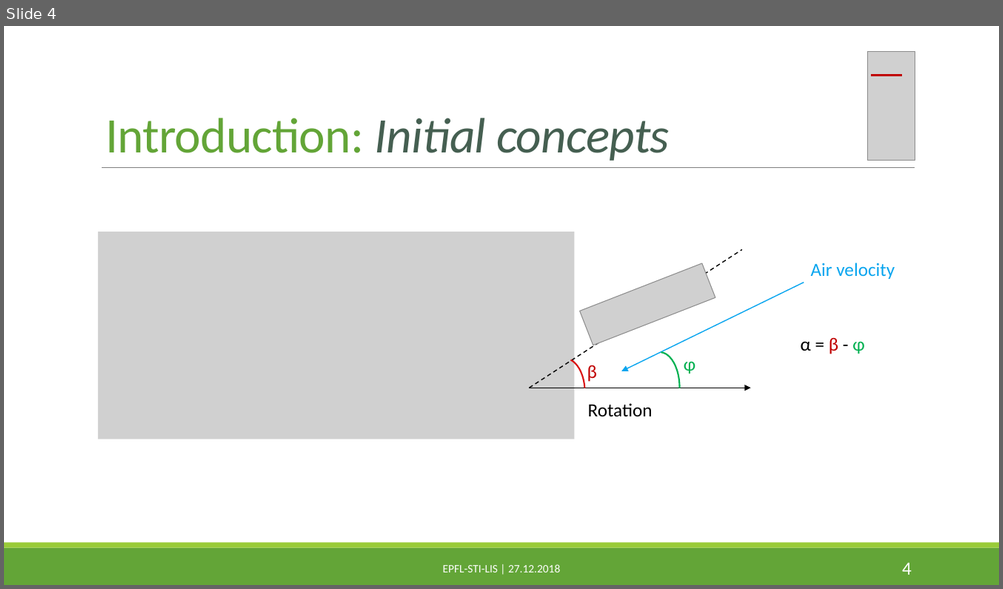
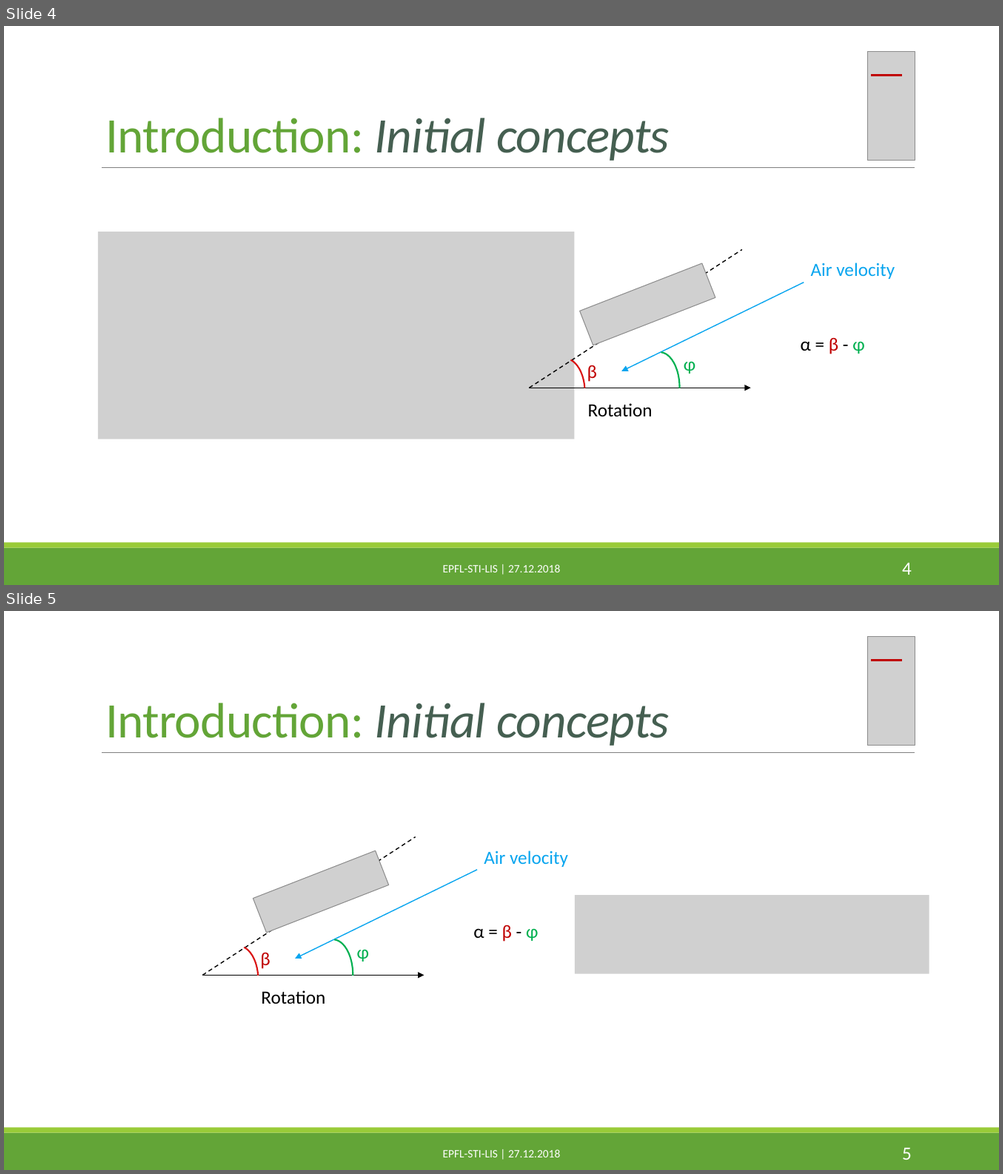
Before and after one commit to PaulineMauryL/PropellerProject, a slide deck: Additionnal documents/Report/FinalPresentation.pptx. Shown one above the other, each under a label of ours: slide 4 before the commit, slides 4 and 5 after it. The pictures are 1003x589 and 1003x1174 pixels, drawn with LibreOffice and Linux fonts; fonts in the diff are those of the drawing; grey boxes stand for pictures. Boxes give left, top, right and bottom in pixels: in the first picture for what was removed or moved away, otherwise in the second. Text is boxed around its words. In the diff, an @@ line names an element or a change of style, - is before the commit and + after.

```diff
--- a/Additionnal documents/Report/FinalPresentation.pptx
+++ b/Additionnal documents/Report/FinalPresentation.pptx
@@ slide 5 added at (4,611,999,1170), background #FFFFFF; not listed: 3 template elements that a slide beside it also shows @@
@@ picture added at (868,636,915,744) @@
@@ line added from (871, 661) to (902, 661), #C00000 2.25 pt @@
@@ text added at (105,703,669,746), 48 pt, text #455F51, italic @@
+Introduction: Initial concepts
@@ line added from (202, 976) to (415, 837), #000000 1 pt dashed @@
@@ picture added at (253,851,389,933) @@
@@ text added at (484,851,568,867), 18 pt, text #08A5EF @@
+Air velocity
@@ arrow added from (477, 870) to (295, 959), #08A5EF 1 pt @@
@@ picture added at (575,895,929,974) @@
@@ arc (boxed as its full ellipse) added at (313,940,353,1011), outline #00B050 1.5 pt @@
@@ text added at (473,925,538,942), 18 pt, text #000000 @@
+α = β - φ
@@ arc (boxed as its full ellipse) added at (219,946,259,1013), outline #DA1313 1.5 pt @@
@@ text added at (260,953,270,969), 18 pt, text #C00000 @@
+β
@@ text added at (357,949,369,962), 18 pt, text #00B050 @@
+φ
@@ arrow added from (202, 976) to (424, 976), #000000 1 pt @@
@@ text added at (261,991,325,1004), 18 pt, text #000000 @@
+Rotation
@@ text added at (443,1150,560,1158), 11 pt, text #FFFFFF @@
+EPFL-STI-LIS | 27.12.2018
@@ page number added at (902,1148,911,1160), 18 pt, text #FFFFFF @@
+5
```
Also in this commit, not shown: 14 other files.
